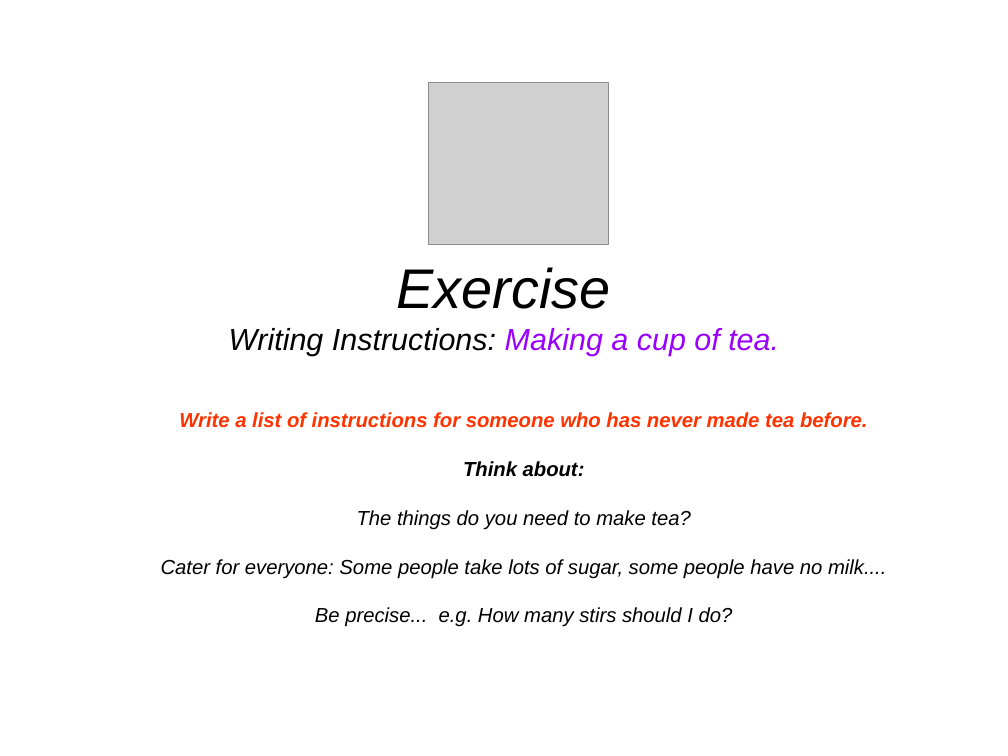
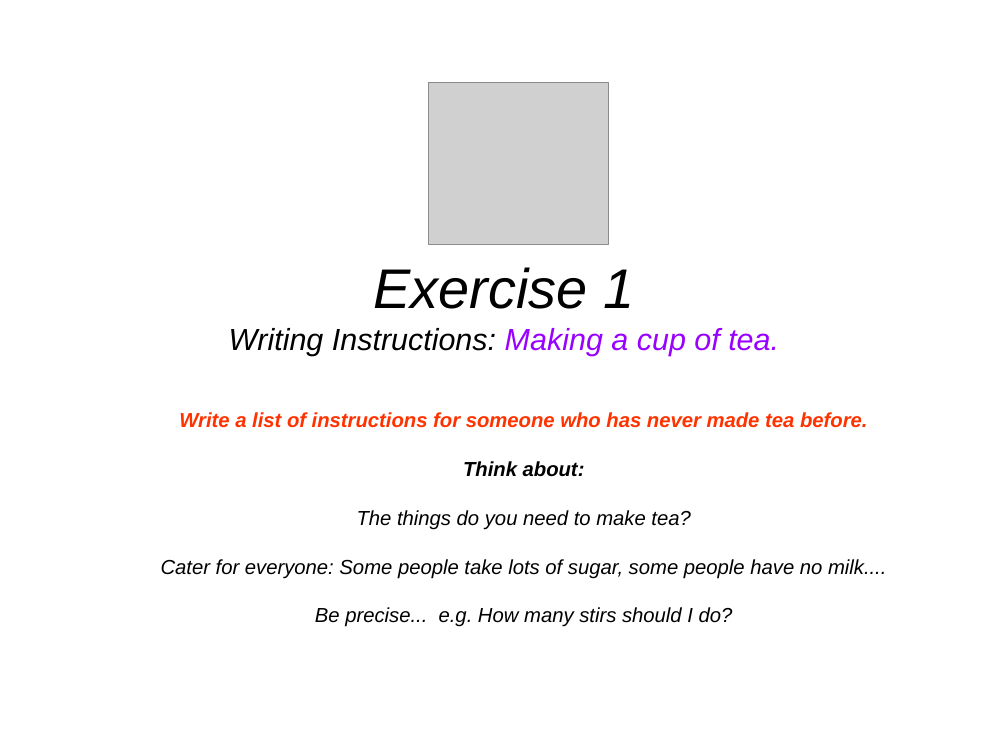
Before and after one commit to mtaylor/mirobotnics, a slide deck: slide 7 of slides.odp. Drawn at 1008x756 pixels with LibreOffice and Linux fonts; fonts in the diff are those of the drawing; grey boxes stand for pictures. Boxes give left, top, right and bottom in pixels: in the first picture for what was removed or moved away, otherwise in the second. Text is boxed around its words. In the diff, an @@ line names an element or a change of style, - is before the commit and + after.

```diff
--- a/slides.odp
+++ b/slides.odp
@@ title at (229, 267, 779, 355): text changed @@
-Exercise
-Writing Instructions: Making a cup of tea.
+Exercise 1
+Writing Instructions: Making a cup of tea.
```
Also in this commit, not shown: 3 other slides changed, 5 slides added, 2 slides removed.
